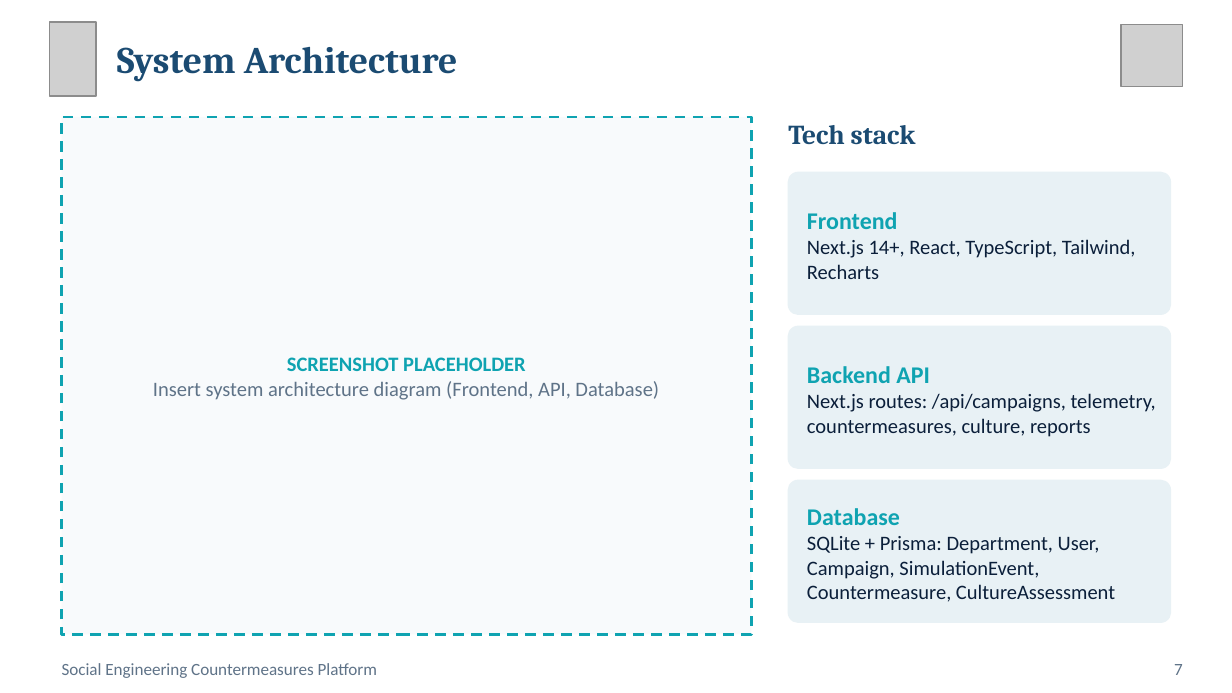
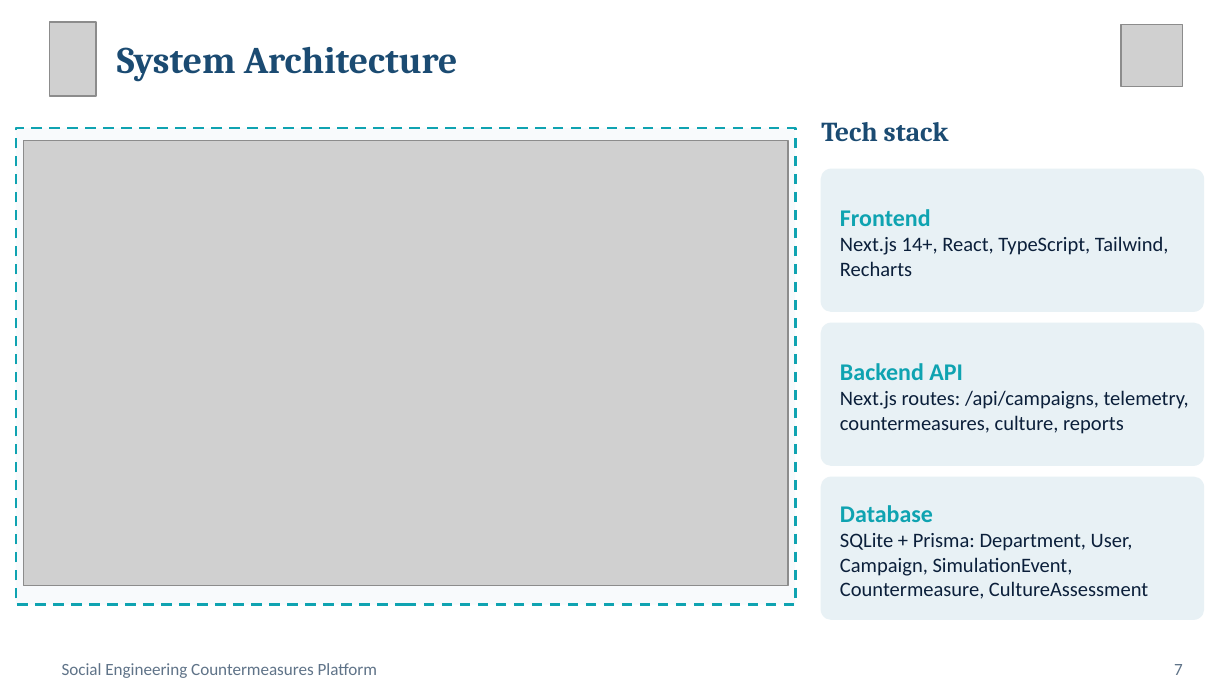
Before and after one commit to pramithm/Social-Engineering--Ethical-Hacking, a slide deck: slide 7 of Social_Engineering_ppt.pptx. Drawn at 1232x693 pixels with LibreOffice and Linux fonts; fonts in the diff are those of the drawing; grey boxes stand for pictures. Boxes give left, top, right and bottom in pixels: in the first picture for what was removed or moved away, otherwise in the second. Text is boxed around its words. In the diff, an @@ line names an element or a change of style, - is before the commit and + after.

```diff
--- a/Social_Engineering_ppt.pptx
+++ b/Social_Engineering_ppt.pptx
@@ rectangle: place and size @@
-rectangle at box(62, 117, 752, 634)
+rectangle at box(16, 128, 796, 605)
@@ picture added at box(23, 140, 788, 585) @@
@@ 3 texts, 1 rounded rectangle: place and size @@
-3 texts, 1 rounded rectangle at box(788, 212, 1170, 602)
+3 texts, 1 rounded rectangle at box(822, 209, 1204, 599)
@@ text removed at box(153, 357, 659, 400) @@
-SCREENSHOT PLACEHOLDER
-Insert system architecture diagram (Frontend, API, Database)
@@ 2 rounded rectangles, 1 text: place and size @@
-2 rounded rectangles, 1 text at box(788, 125, 1170, 622)
+2 rounded rectangles, 1 text at box(821, 122, 1204, 620)
```
Also in this commit, not shown: 3 other slides changed, 1 slide removed, 2 other files.
